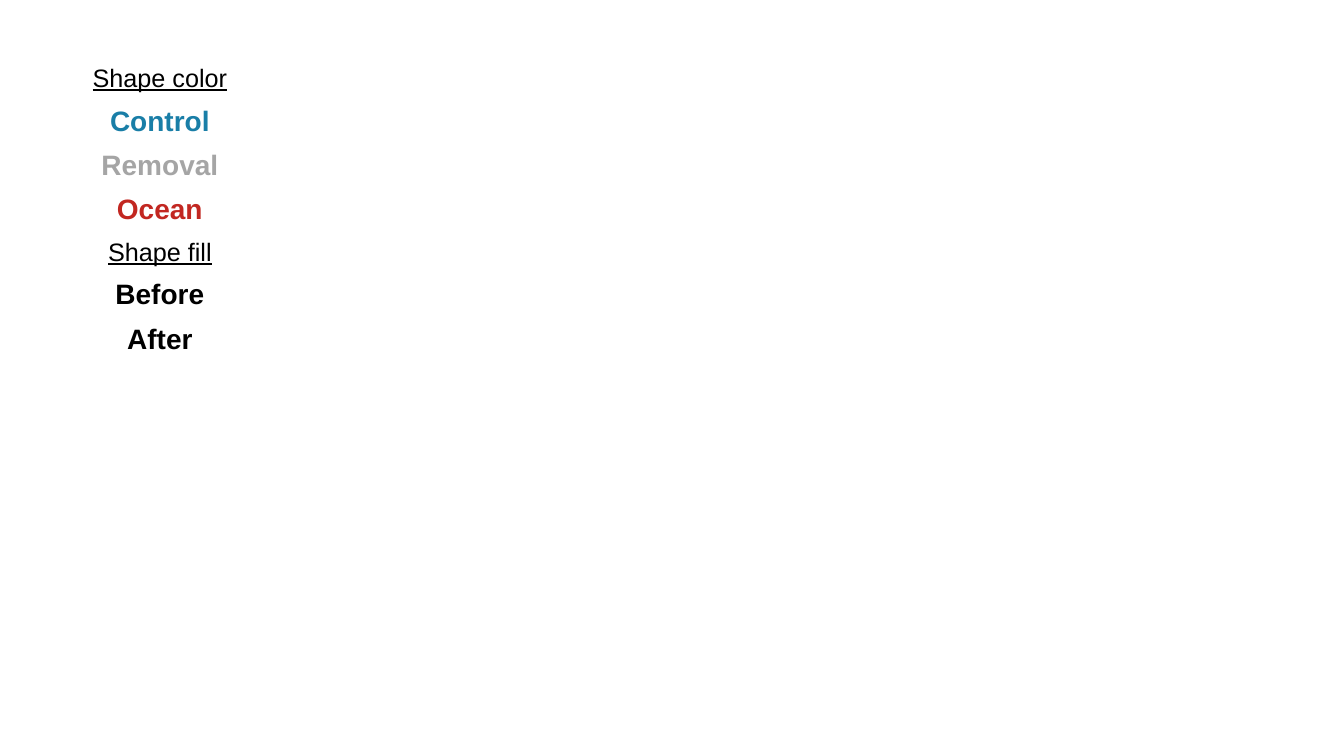
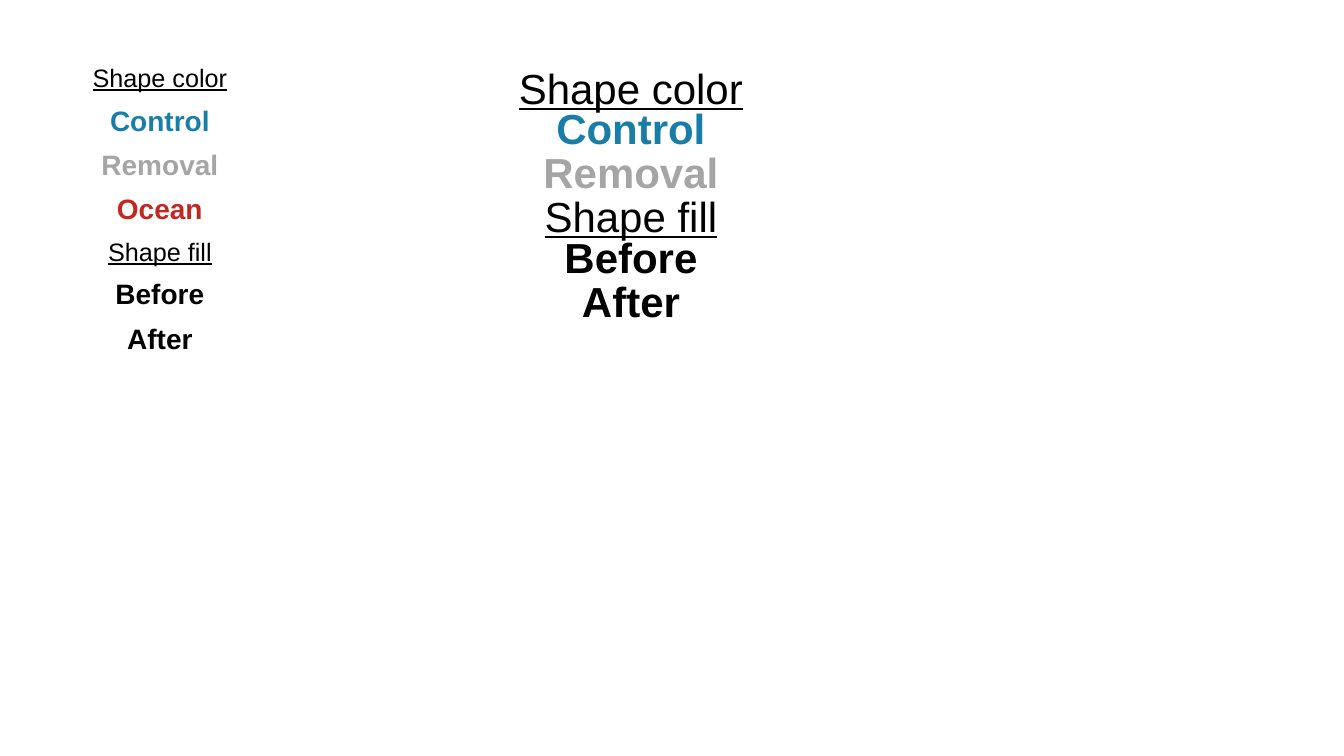
Before and after one commit to jenniferfields/EcoFunORTidepools, a slide deck: slide 1 of Output/surfgrasspca.pptx. Drawn at 1344x756 pixels with LibreOffice and Linux fonts; fonts in the diff are those of the drawing; background and template pictures are left out. Boxes give left, top, right and bottom in pixels: in the first picture for what was removed or moved away, otherwise in the second. Text is boxed around its words. In the diff, an @@ line names an element or a change of style, - is before the commit and + after.

```diff
--- a/Output/surfgrasspca.pptx
+++ b/Output/surfgrasspca.pptx
@@ group added at <box>519,73,743,318</box>: 6 texts @@
+Removal
+Control
+Before
+After
+Shape color
+Shape fill
```
Also in this commit, not shown: 1 slide added, 27 other files.
